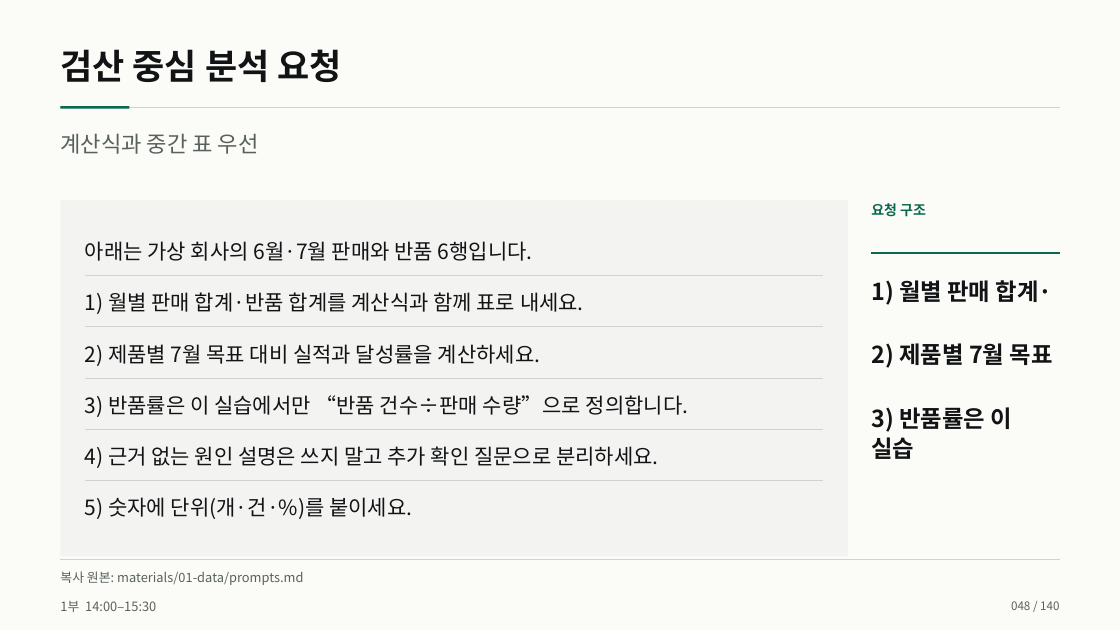
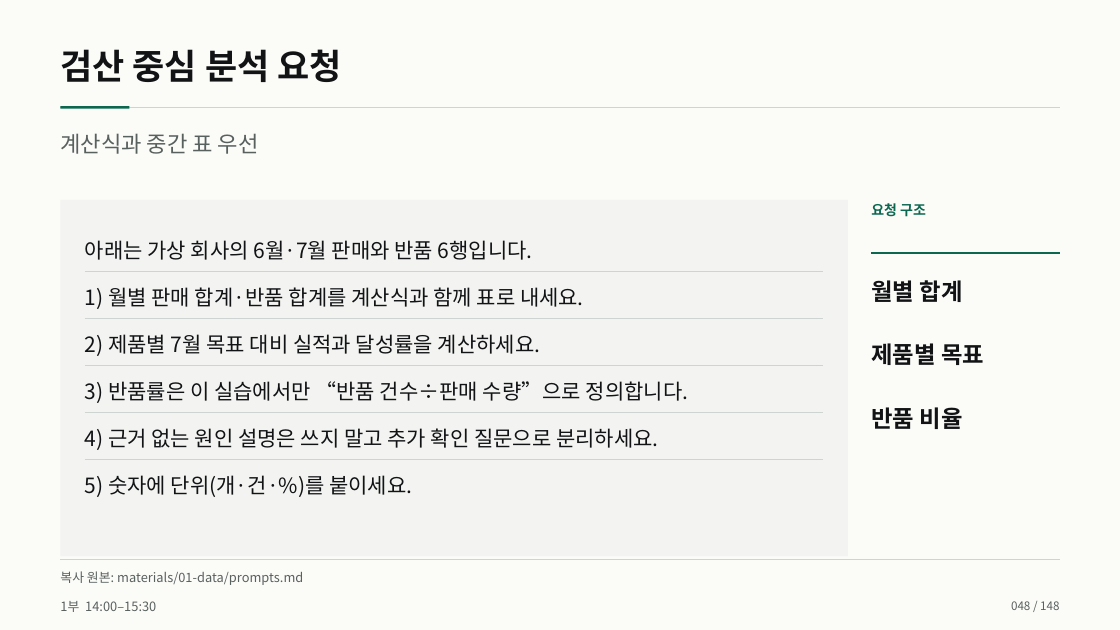
Before and after one commit to smilesjcha/how-to-work-better, a slide deck: slide 48 of lectures/20261007-daeryzen-ai-office/output/daeryzen-ai-office-20261007.pptx. Drawn at 1120x630 pixels with LibreOffice and Linux fonts; fonts in the diff are those of the drawing. Boxes give left, top, right and bottom in pixels: in the first picture for what was removed or moved away, otherwise in the second. Text is boxed around its words. In the diff, an @@ line names an element or a change of style, - is before the commit and + after.

```diff
--- a/lectures/20261007-daeryzen-ai-office/output/daeryzen-ai-office-20261007.pptx
+++ b/lectures/20261007-daeryzen-ai-office/output/daeryzen-ai-office-20261007.pptx
@@ line moved from (85, 276) - (823, 276) to (85, 271) - (823, 271) @@
@@ text at (871,280,963,302): text changed @@
-1) 월별 판매 합계·
+월별 합계
@@ line moved from (85, 327) - (823, 327) to (85, 318) - (823, 318) @@
@@ text at (871,343,984,365): text changed @@
-2) 제품별 7월 목표
+제품별 목표
@@ line moved from (85, 378) - (823, 378) to (85, 365) - (823, 365) @@
@@ line moved from (85, 429) - (823, 429) to (85, 413) - (823, 413) @@
@@ text at (871,407,963,429): text changed @@
-3) 반품률은 이 실습
+반품 비율
@@ vertical alignment middle to top in 6 elements at (85,240,533,260), (85,287,584,309), (85,334,540,356), (85,381,688,403), (85,428,658,450), (85,475,412,497) @@
@@ text "5) 숫자에 단위(개·건·%)를 붙이세요.": place and size @@
-text "5) 숫자에 단위(개·건·%)를 붙이세요." at (85,497,412,519)
+text "5) 숫자에 단위(개·건·%)를 붙이세요." at (85,475,412,497)
@@ line moved from (85, 481) - (823, 481) to (85, 460) - (823, 460) @@
```
Also in this commit, not shown: 135 other slides changed, 12 slides added, 4 slides removed, 33 other files.
